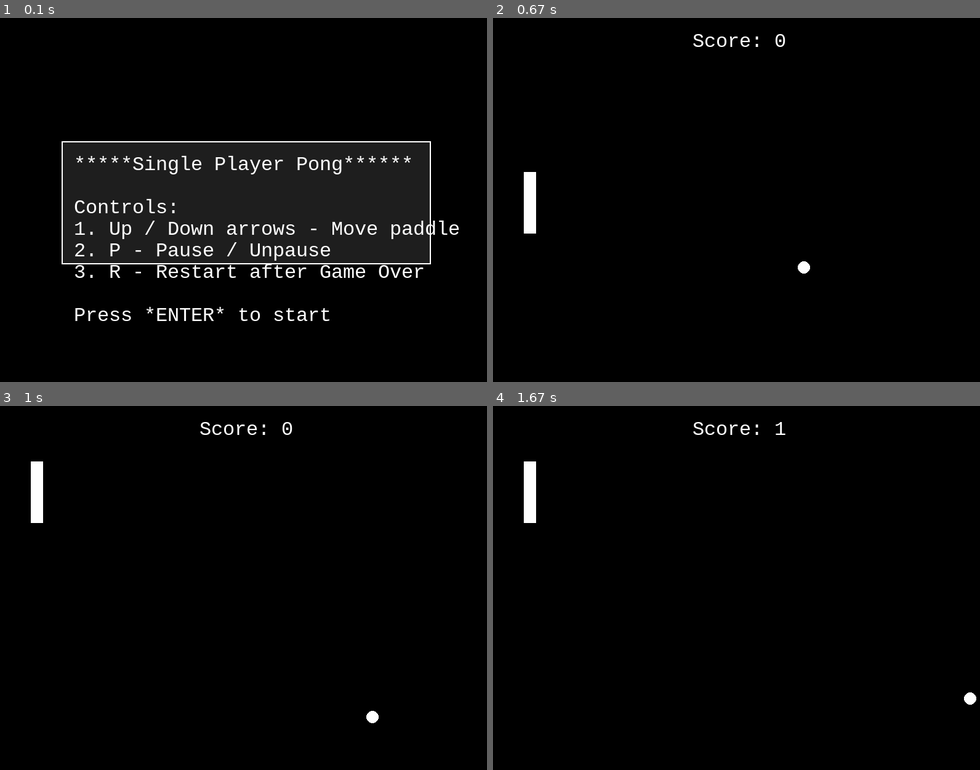
Above: before the commit, frames 1-4 (two rows, left to right).
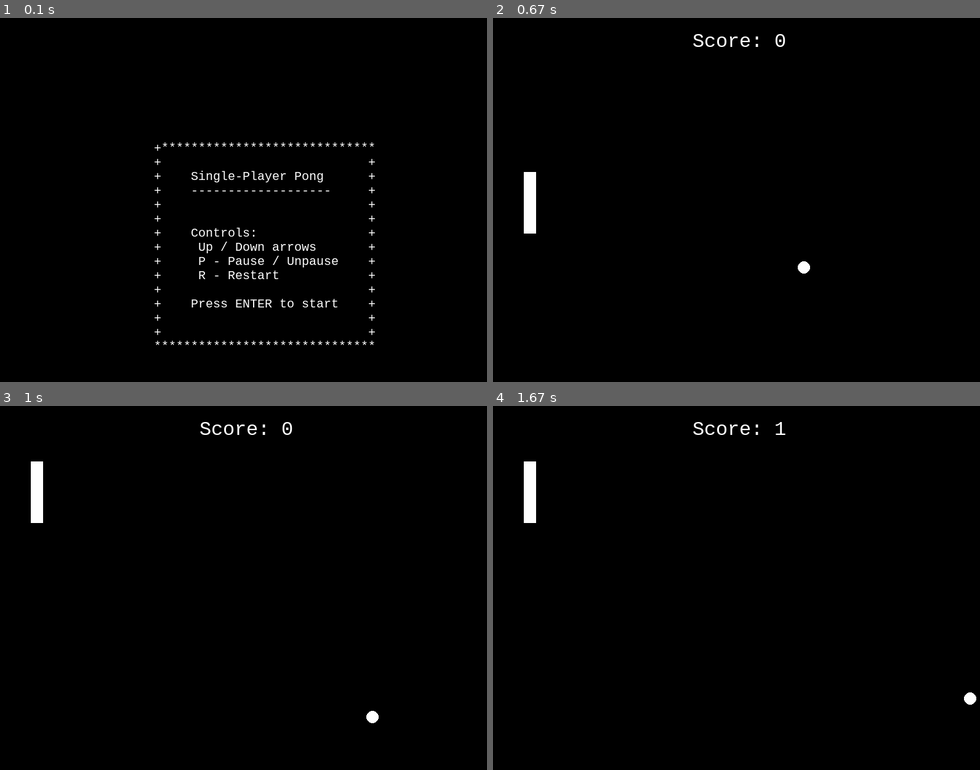
Above: after the commit, the same moments.

Repository: KapX09/Games
Game: pygame game, started from pingpong/pygame.py
The game is run twice, just before and just after one commit, with the same random seed, the same clock (stepped at 60 frames per second) and the same inputs.
Inputs:
- Up to frame 1 (0.1 s): no input
- Up to frame 2 (0.67 s): tap Enter at 0.33 s
- Up to frame 3 (1 s): hold Up from 0.67 s (still down)
- Up to frame 4 (1.67 s): release Up at 1.13 s; hold Down 1.17-1.47 s; hold Up from 1.5 s (still down)

The runs differ from the first frame. In frame 1, 28% of the frame differs, in the area x 12-95%, y 33-90%; in frame 2, nothing differs; in frame 3, nothing differs; in frame 4, nothing differs.

Commit message:
Update pygame.py

Diff:
--- a/pingpong/pygame.py
+++ b/pingpong/pygame.py
@@ -29,27 +29,36 @@
 
 def draw_instructions_screen():
     WIN.fill(BLACK)
-    # Instruction box background
-    instruction_rect = pygame.Rect(100, HEIGHT//2 - 100, 600, 200)
-    pygame.draw.rect(WIN, DARK_GRAY, instruction_rect)
-    pygame.draw.rect(WIN, WHITE, instruction_rect, 2)
+    small_font = pygame.font.SysFont("Courier", 20)
 
-    instructions = [
-        "*****Single Player Pong******",
-        "",
-        "Controls:",
-        "1. Up / Down arrows - Move paddle",
-        "2. P - Pause / Unpause",
-        "3. R - Restart after Game Over",
-        "",
-        "Press *ENTER* to start"
-    ]
+    # Full box lines that cover instructions inside
+    box_lines = [
+        "+*****************************",
+        "+                            +",
+        "+    Single-Player Pong      +",
+        "+    -------------------     +",
+        "+                            +",
+        "+                            +",
+        "+    Controls:               +",
+        "+     Up / Down arrows       +",
+        "+     P - Pause / Unpause    +",
+        "+     R - Restart            +",
+        "+                            +",
+        "+    Press ENTER to start    +",
+        "+                            +",
+        "+                            +",
+        "******************************"
+        ]
 
-    for i, line in enumerate(instructions):
-        text = font.render(line, True, WHITE)
-        WIN.blit(text, (instruction_rect.x + 20, instruction_rect.y + 20 + i * 35))
+    start_x = WIDTH // 2 - 150
+    start_y = HEIGHT // 2 - 100
+    line_height = small_font.get_height()
 
+    for i, line in enumerate(box_lines):
+        text = small_font.render(line, True, WHITE)
+        WIN.blit(text, (start_x, start_y + i * line_height))
     pygame.display.flip()
+
 
 def reset_game():
     global paddle, ball, ball_dx, ball_dy, score, hit_count, game_over, paused
